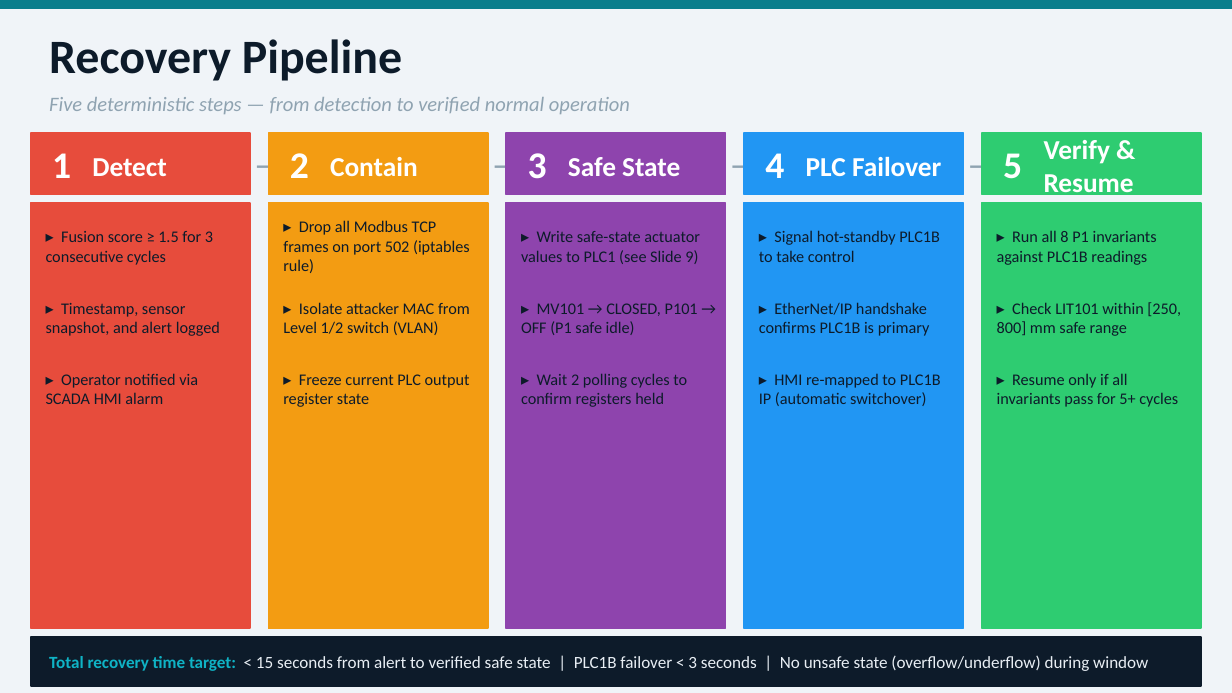
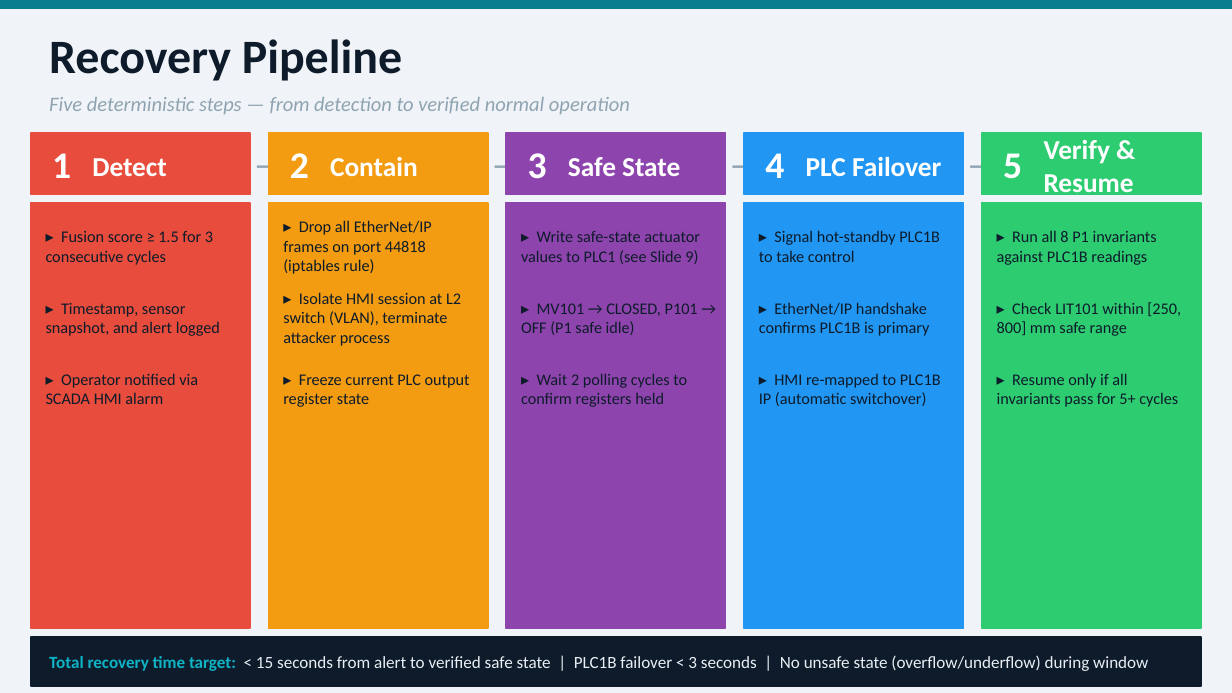
Before and after one commit to kinwee/swat-cps-project, a slide deck: slide 26 of slides/swat_with_images.pptx. Drawn at 1232x693 pixels with LibreOffice and Linux fonts; fonts in the diff are those of the drawing. Boxes give left, top, right and bottom in pixels: in the first picture for what was removed or moved away, otherwise in the second. Text is boxed around its words. In the diff, an @@ line names an element or a change of style, - is before the commit and + after.

```diff
--- a/slides/swat_with_images.pptx
+++ b/slides/swat_with_images.pptx
@@ text at (x1=283, y1=220, x2=432, y2=274): text changed @@
-▸ Drop all Modbus TCP frames on port 502 (iptables rule)
+▸ Drop all EtherNet/IP frames on port 44818 (iptables rule)
@@ text at (x1=283, y1=292, x2=461, y2=346): text changed @@
-▸ Isolate attacker MAC from Level 1/2 switch (VLAN)
+▸ Isolate HMI session at L2 switch (VLAN), terminate attacker process
```
Also in this commit, not shown: 19 other slides changed, 2 other files.
